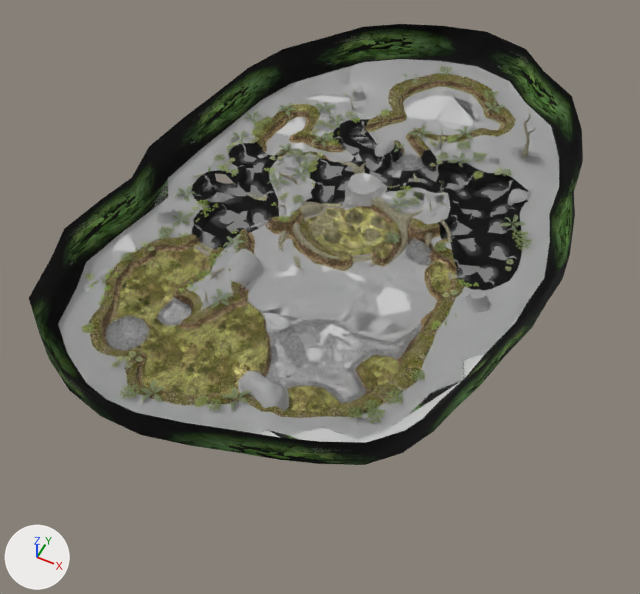
Two versions of the FBX model Assets/Models/Maps/The Forest of Hope/untitled.fbx, one commit apart.
Before and after are seen from a camera (50 mm lens) standing at (224.0, -762.0, 578.0) and looking at (-25.0, -263.0, -46.0). Arrows for +X, +Y and +Z are at lower left; the lights stay in place. Where no turn or scale is listed for an object, it has been applied to the vertices. Vertices at the same position are counted once.

The older version as bpy lines, for what is in view:
```python
ob_mesh_0035_000 = bpy.data.objects.new('Mesh_0035.000', me_mesh_0035_000)
ob_mesh_0035_000.location = (6.0, -7.0, -1.0)
ob_mesh_0035_001 = bpy.data.objects.new('Mesh_0035.001', me_mesh_0035_001)
ob_mesh_0035_001.location = (6.0, -7.0, -1.0)
```
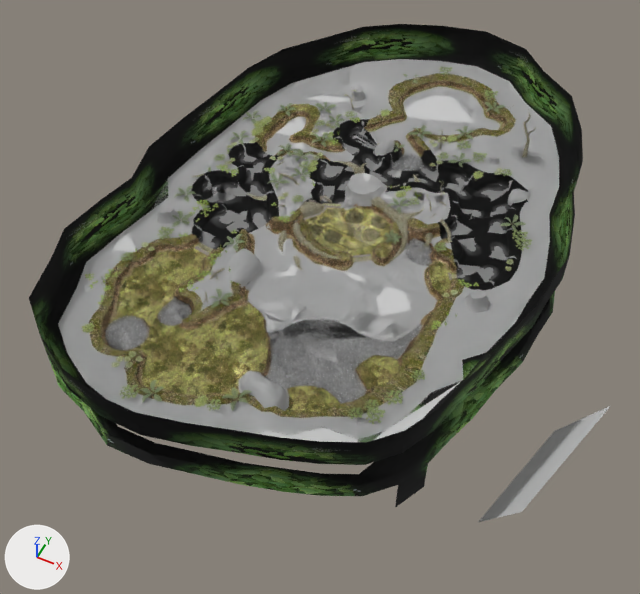
The change, as a diff of the scene's bpy script:
```diff
--- a/Assets/Models/Maps/The Forest of Hope/untitled.fbx.py
+++ b/Assets/Models/Maps/The Forest of Hope/untitled.fbx.py
@@ me_mesh_0035_001 @@
 # used by ob_mesh_0035_001; location = (6.0, -7.0, -1.0)
-me_mesh_0035_001.from_pydata(...)  # 14276 vertices, 16842 faces; spans x -231.0..171.0, y -487.0..99.0, z -26.0..62.0
+me_mesh_0035_001.from_pydata(...)  # 11765 vertices, 14707 faces; spans x -261.0..245.0, y -529.0..99.0, z -106.0..62.0
+# me_mesh_0035_001 part 1: a new loose piece of 65 vertices spanning x -231.0..171.0, y -489.0..-143.0, z -68.0..-11.0, in mat_tex_0009_0_png_001 (picture img_tex_0009_0_png)
+# me_mesh_0035_001 part 2: 59 vertices moved within x -202.0..126.0, y -420.0..37.0, z -9.0..13.0; 2590 vertices removed from x -208.0..134.0, y -463.0..67.0, z -14.0..17.0; 17 vertices added at x -261.0..245.0, y -529.0..26.0, z -106.0..9.0
+# me_mesh_0035_001 part 3: 4 faces spanning x -73.0..-58.0, y -179.0..-167.0, z -3.0..-2.0 switch from mat_tex_0020_0_png_001 (picture img_tex_0020_0_png) to mat_tex_0048_0_png_001
+# me_mesh_0035_001 part 4: 11 faces spanning x -157.0..-59.0, y -240.0..-95.0, z -5.0..0.0 switch from mat_tex_0049_0_png_001 (its picture is missing) to mat_tex_0020_0_png_001 (picture img_tex_0020_0_png)
 me_mesh_0035_001.materials.append(mat_tex_0017_0_png_001)
@@ me_mesh_0035_001 @@
 me_mesh_0035_001.materials.append(mat_tex_0022_0_png_001)
-me_mesh_0035_001.materials.append(mat_tex_0015_0_png_001)
 me_mesh_0035_001.materials.append(mat_tex_0045_0_png_001)
@@ me_mesh_0035_000 @@
 # used by ob_mesh_0035_000; location = (6.0, -7.0, -1.0)
-me_mesh_0035_000.from_pydata(...)  # 14476 vertices, 18697 faces; spans x -231.0..171.0, y -487.0..99.0, z -26.0..62.0
+me_mesh_0035_000.from_pydata(...)  # 14527 vertices, 18757 faces; spans x -231.0..171.0, y -487.0..99.0, z -27.0..62.0
+# me_mesh_0035_000 part 5: a new loose piece of 46 vertices spanning x -226.0..166.0, y -484.0..-144.0, z -27.0..-11.0, in mat_tex_0009_0_png_000 (picture img_tex_0009_0_png)
+# me_mesh_0035_000 part 6
+# 3 vertices are added at (-168.0, -195.0, -1.0), (-161.0, -194.0, 1.0), (-168.0, -194.0, 3.0)
+# 12 new faces join them, mat_tex_0020_0_png_000 (picture img_tex_0020_0_png)
 me_mesh_0035_000.materials.append(mat_tex_0017_0_png_000)
```

Where the change shows, as pixel boxes (x1, y1, x2, y2) in the pictures (640 x 594 px):
'Mesh_0035.000', reshaped
    before: (31, 24, 583, 465)
    after: (29, 24, 583, 486)
'Mesh_0035.001', reshaped
    before: (29, 24, 583, 465)
    after: (29, 24, 610, 522)
part 1 of me_mesh_0035_001, added
    after: (50, 291, 555, 507)
part 2 of me_mesh_0035_001, cut back
    before: (82, 70, 511, 441)
    after: (106, 143, 610, 522)
part 3 of me_mesh_0035_001, recoloured
    after: (320, 196, 332, 203)
part 4 of me_mesh_0035_001, recoloured
    before: (249, 154, 362, 228)
part 5 of me_mesh_0035_000, added (black)
    after: (92, 300, 549, 486)
part 6 of me_mesh_0035_000, added
    after: (215, 174, 234, 183)
